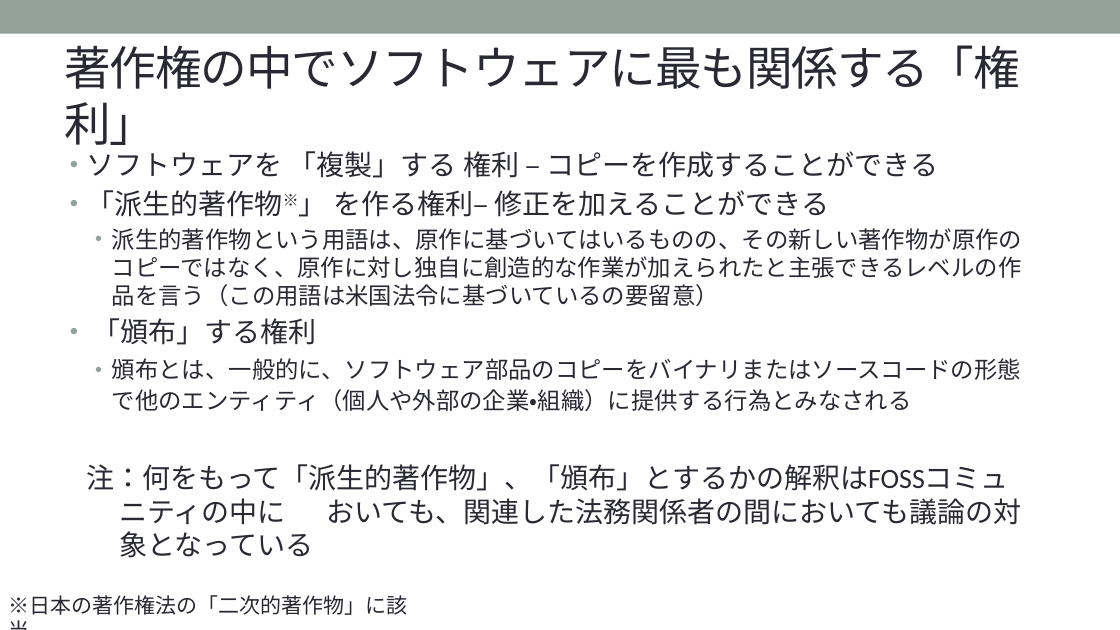
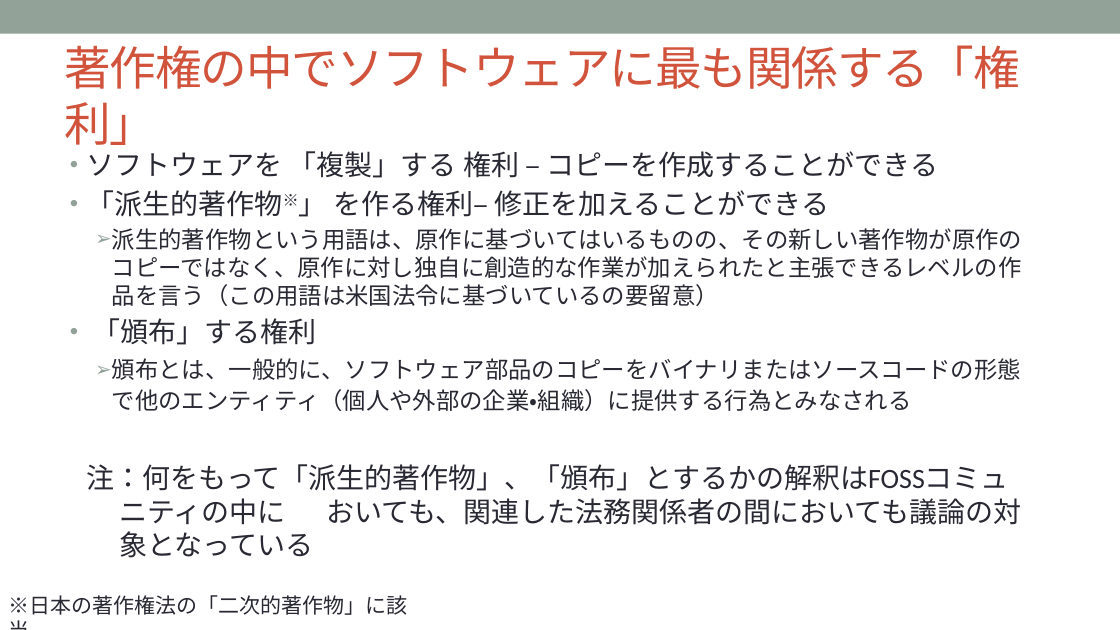
Before and after one commit to OpenChain-Project/Curriculum-Translation-JP, a slide deck: slide 8 of RC/openchain-curriculum-release-2-jp_rc1.0.pptx. Drawn at 1120x630 pixels with LibreOffice and Linux fonts; fonts in the diff are those of the drawing; background and template pictures are left out. Boxes give left, top, right and bottom in pixels: in the first picture for what was removed or moved away, otherwise in the second. Text is boxed around its words. In the diff, an @@ line names an element or a change of style, - is before the commit and + after.

```diff
--- a/RC/openchain-curriculum-release-2-jp_rc1.0.pptx
+++ b/RC/openchain-curriculum-release-2-jp_rc1.0.pptx
@@ title "著作権の中でソフトウェアに最も関係する「権利」" at box(64, 45, 1020, 145): text colour #292934 to #D2533C @@
@@ text at box(112, 228, 1022, 411): bullet • to ➢ @@
```
Also in this commit, not shown: 30 other slides changed.
